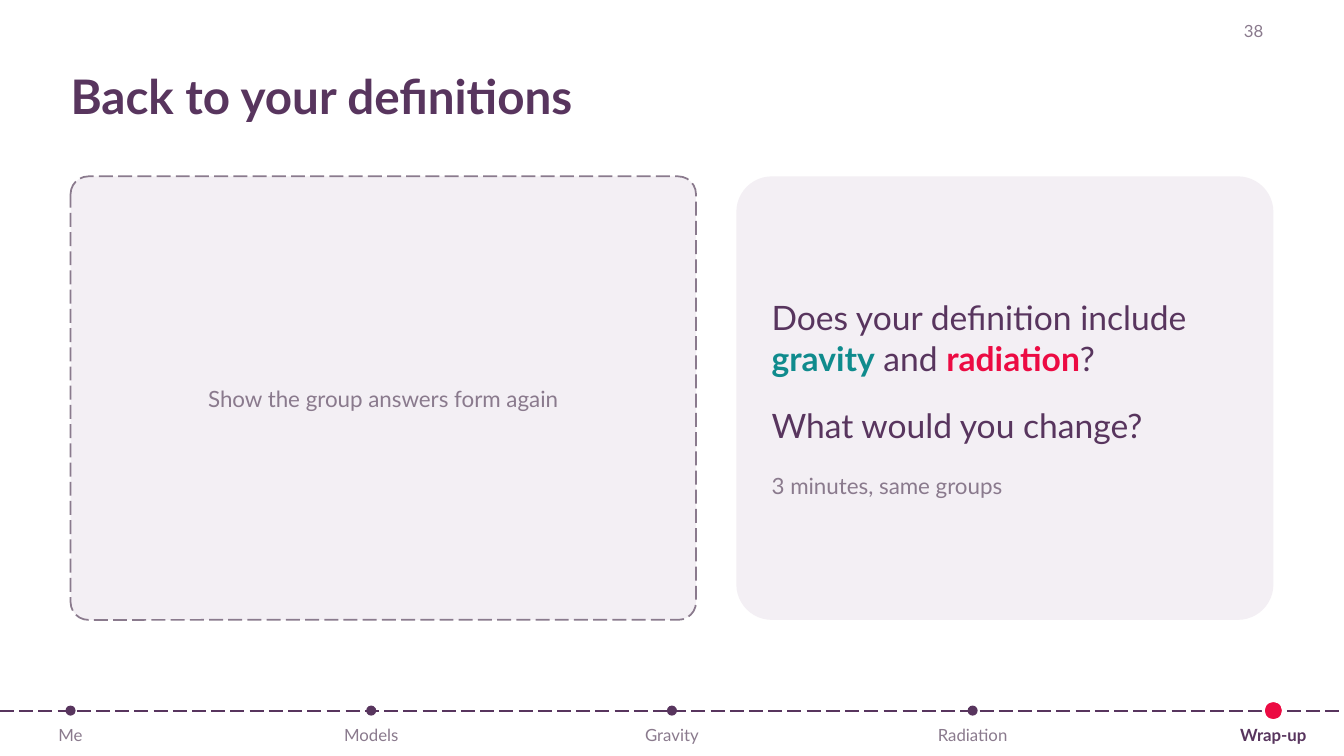
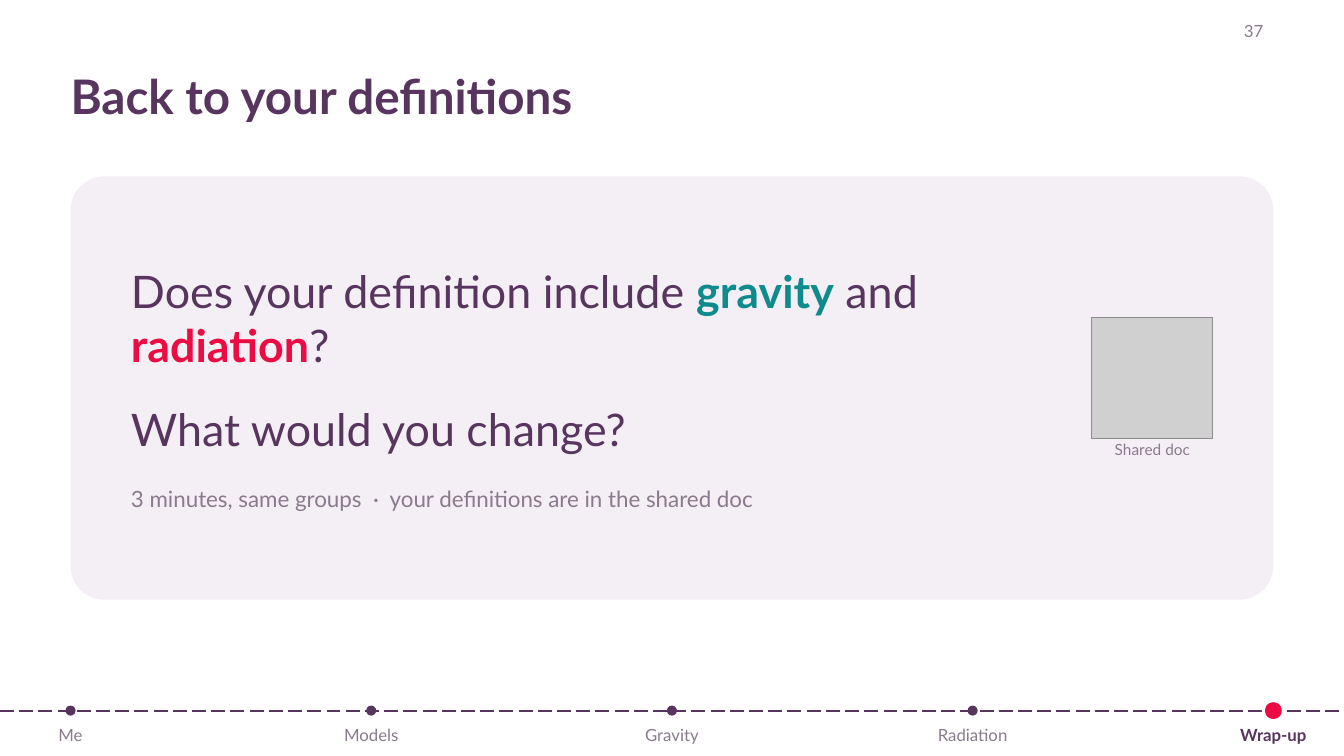
Before and after one commit to lalessan/mobility-models, a slide deck: slide 37 of slides/lecture_mobility_models.pptx (slide 38 before the commit). Drawn at 1344x756 pixels with LibreOffice and Linux fonts; fonts in the diff are those of the drawing; grey boxes stand for pictures. Boxes give left, top, right and bottom in pixels: in the first picture for what was removed or moved away, otherwise in the second. Text is boxed around its words. In the diff, an @@ line names an element or a change of style, - is before the commit and + after.

```diff
--- a/slides/lecture_mobility_models.pptx
+++ b/slides/lecture_mobility_models.pptx
@@ page number at bbox=[1244, 25, 1263, 37]: text changed @@
-38
+37
@@ rounded rectangle: place and size @@
-rounded rectangle at bbox=[71, 176, 697, 620]
+rounded rectangle at bbox=[71, 176, 1273, 600]
@@ rounded rectangle at bbox=[71, 176, 1273, 600]: outline #8A7A8D 1.25 pt dashed to none; proportions changed @@
@@ rounded rectangle removed at bbox=[737, 176, 1274, 620] @@
@@ text "Does your definition include gravity ...": place and size @@
-text "Does your definition include gravity ..." at bbox=[772, 305, 1186, 498]
+text "Does your definition include gravity ..." at bbox=[131, 274, 917, 511]
@@ text at bbox=[131, 274, 917, 363]: text changed; size 24 to 32 pt @@
-Does your definition include
-gravity and radiation?
+Does your definition include gravity and radiation?
@@ picture added at bbox=[1092, 318, 1213, 439] @@
@@ text at bbox=[131, 413, 625, 454]: size 24 to 32 pt in "What would you change?" @@
@@ text in rounded rectangle at bbox=[208, 390, 558, 411]: text removed @@
-Show the group answers form again
@@ text added at bbox=[1115, 443, 1190, 455], 11 pt, text #8A7A8D @@
+Shared doc
@@ text at bbox=[131, 490, 753, 511]: text changed @@
-3 minutes, same groups
+3 minutes, same groups · your definitions are in the shared doc
```
Also in this commit, not shown: 2 other slides changed, 1 slide added, 2 slides removed, 4 other files.
